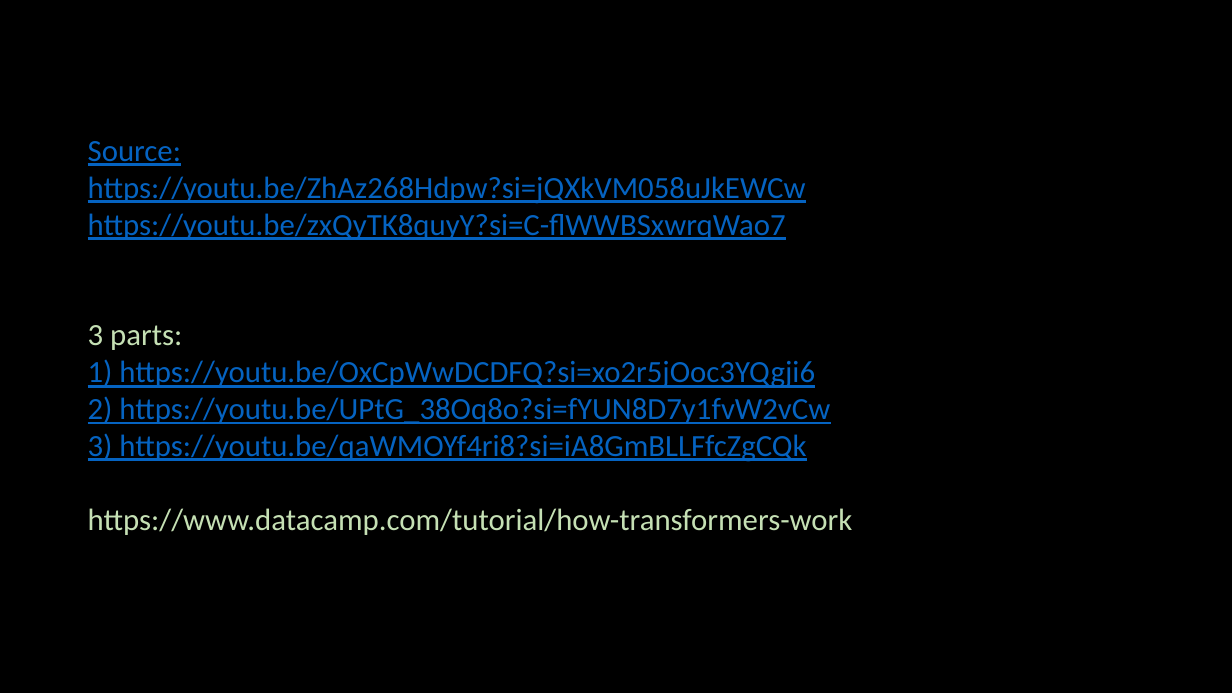
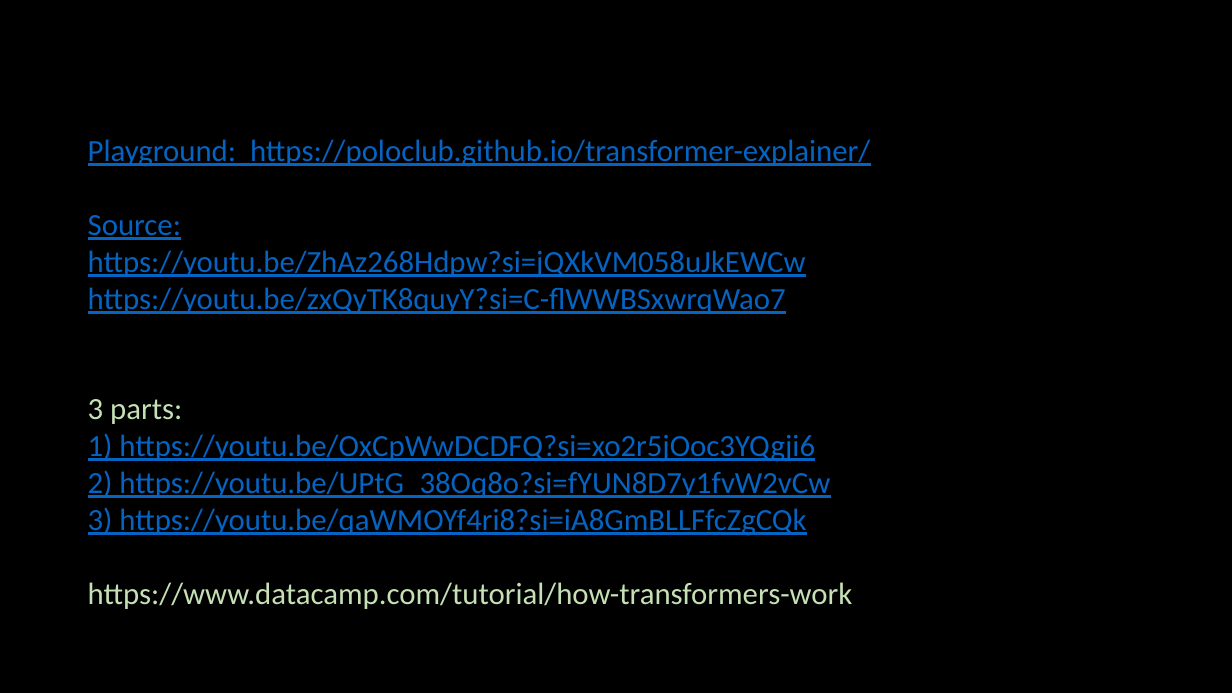
Before and after one commit to ash322ash422/youtube, a slide deck: slide 2 of deep_learning/4_transformers_deploy/modern_NLP_transformers_intro/1_transformers.pptx. Drawn at 1232x693 pixels with LibreOffice and Linux fonts; fonts in the diff are those of the drawing; background and template pictures are left out. Boxes give left, top, right and bottom in pixels: in the first picture for what was removed or moved away, otherwise in the second. Text is boxed around its words. In the diff, an @@ line names an element or a change of style, - is before the commit and + after.

```diff
--- a/deep_learning/4_transformers_deploy/modern_NLP_transformers_intro/1_transformers.pptx
+++ b/deep_learning/4_transformers_deploy/modern_NLP_transformers_intro/1_transformers.pptx
@@ text at [88, 139, 870, 167]: paragraph added @@
+Playground: https://poloclub.github.io/transformer-explainer/
```
Also in this commit, not shown: 2 other slides changed, 3 slides added, 23 other files.
